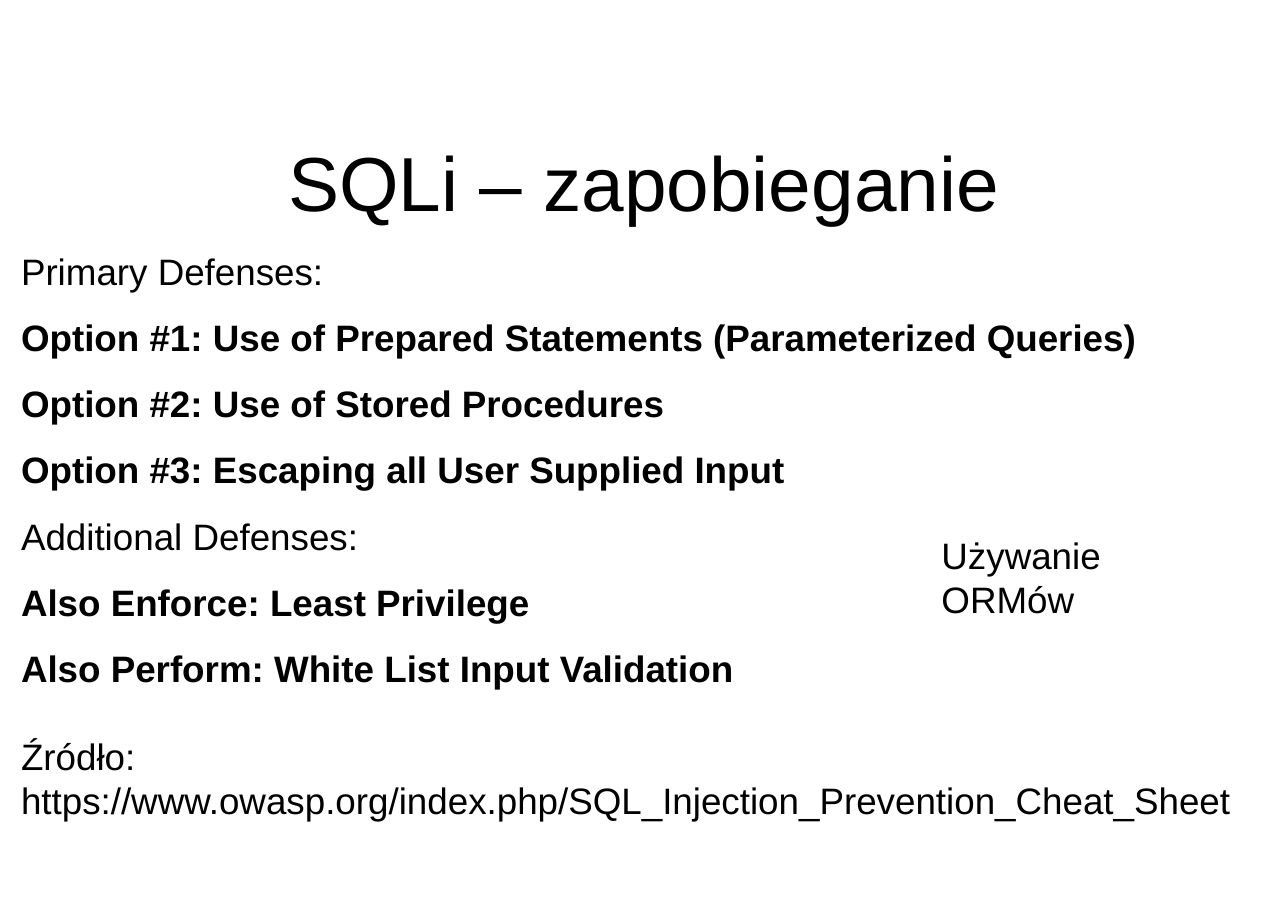
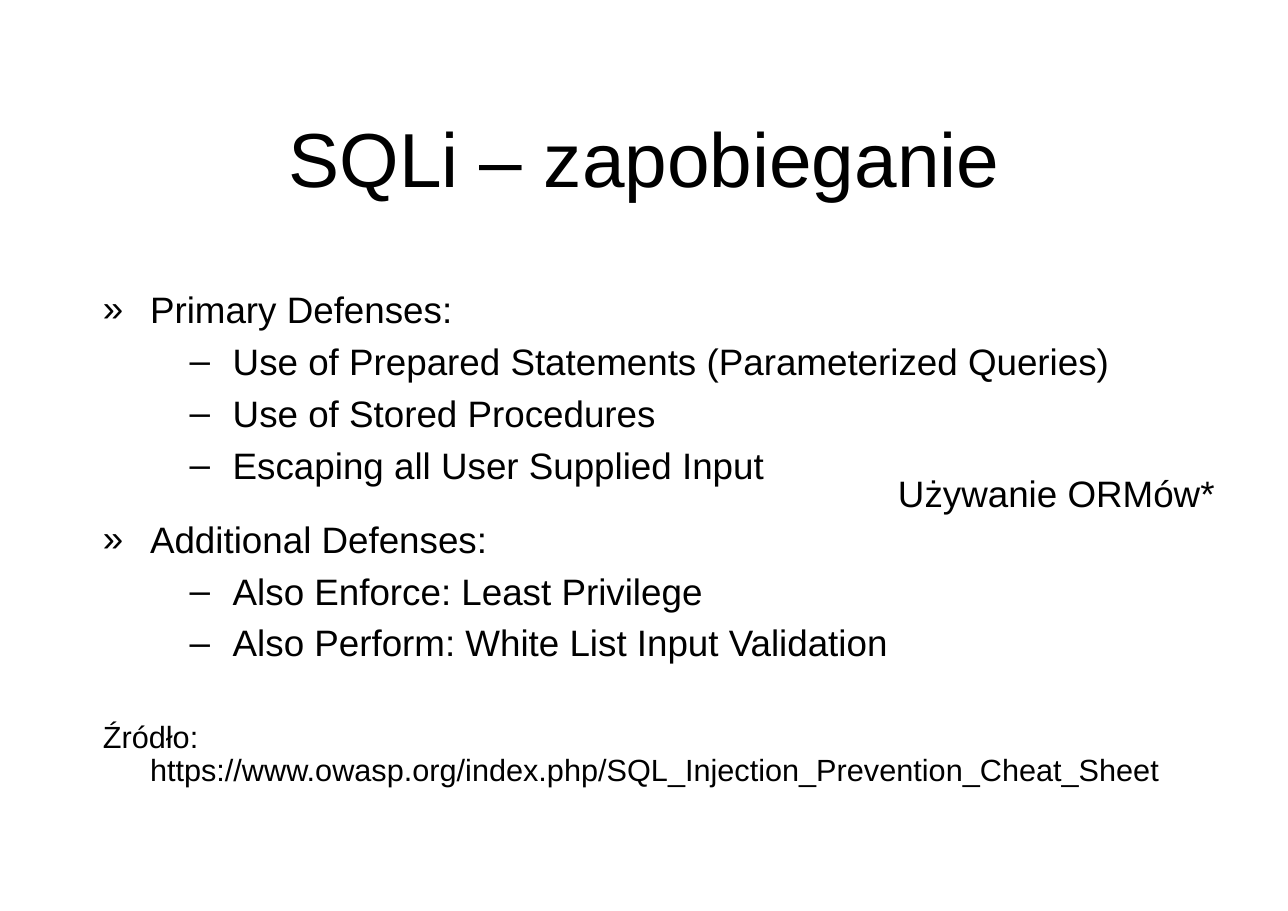
Before and after one commit to disconnect3d/websec_presentation, a slide deck: slide 5 of websec.ppt. Drawn at 1288x911 pixels with LibreOffice and Linux fonts; fonts in the diff are those of the drawing; background and template pictures are left out. Boxes give left, top, right and bottom in pixels: in the first picture for what was removed or moved away, otherwise in the second. Text is boxed around its words. In the diff, an @@ line names an element or a change of style, - is before the commit and + after.

Commit message:
PPT file cleanup & formatting

```diff
--- a/websec.ppt
+++ b/websec.ppt
@@ title "SQLi – zapobieganie" moved from (x1=288, y1=155, x2=998, y2=225) to (x1=289, y1=131, x2=999, y2=201) @@
@@ text "Primary Defenses:" moved from (x1=21, y1=258, x2=1230, y2=821) to (x1=103, y1=296, x2=1159, y2=787) @@
@@ text at (x1=150, y1=296, x2=888, y2=664): bold off in "Also Enforce: Least Privilege", "Also Perform: White List Input Validation"; bullet none to »; line spacing 1.5 to 1.4; more space between paragraphs; bullet none to –; list level 1 to 2 in "Also Enforce: Least Privilege"; line spacing 1.5 to 0.9; list level 1 to 2 in "Also Perform: White List Input ..." @@
@@ text at (x1=233, y1=348, x2=1109, y2=486): text changed; bold off @@
-Option #1: Use of Prepared Statements (Parameterized Queries)
-Option #2: Use of Stored Procedures
-Option #3: Escaping all User Supplied Input
+  – Use of Prepared Statements (Parameterized Queries)
+  – Use of Stored Procedures
+  – Escaping all User Supplied Input
@@ text at (x1=898, y1=480, x2=1215, y2=514): text changed @@
-Używanie ORMów
+Używanie ORMów*
@@ text at (x1=103, y1=724, x2=1159, y2=787): text changed; size 24 to 20 pt @@
-Źródło:
-https://www.owasp.org/index.php/SQL_Injection_Prevention_Cheat_Sheet
+Źródło: https://www.owasp.org/index.php/SQL_Injection_Prevention_Cheat_Sheet
```
Also in this commit, not shown: 7 other slides changed, 1 slide added.
